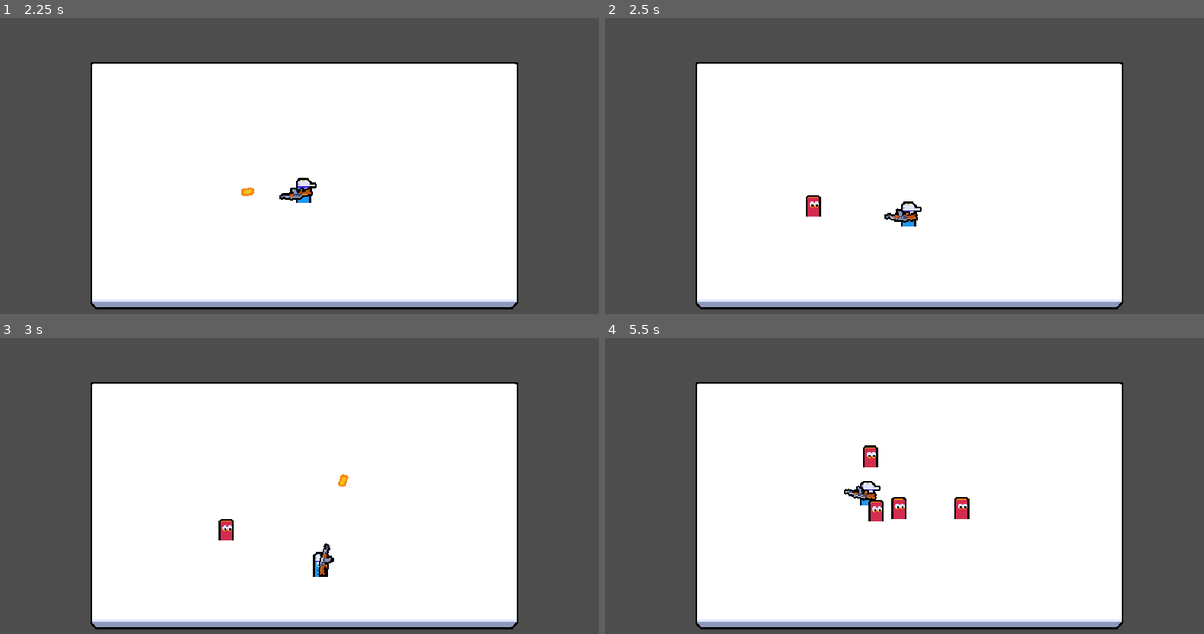
Above: before the commit, frames 1-4 (two rows, left to right).
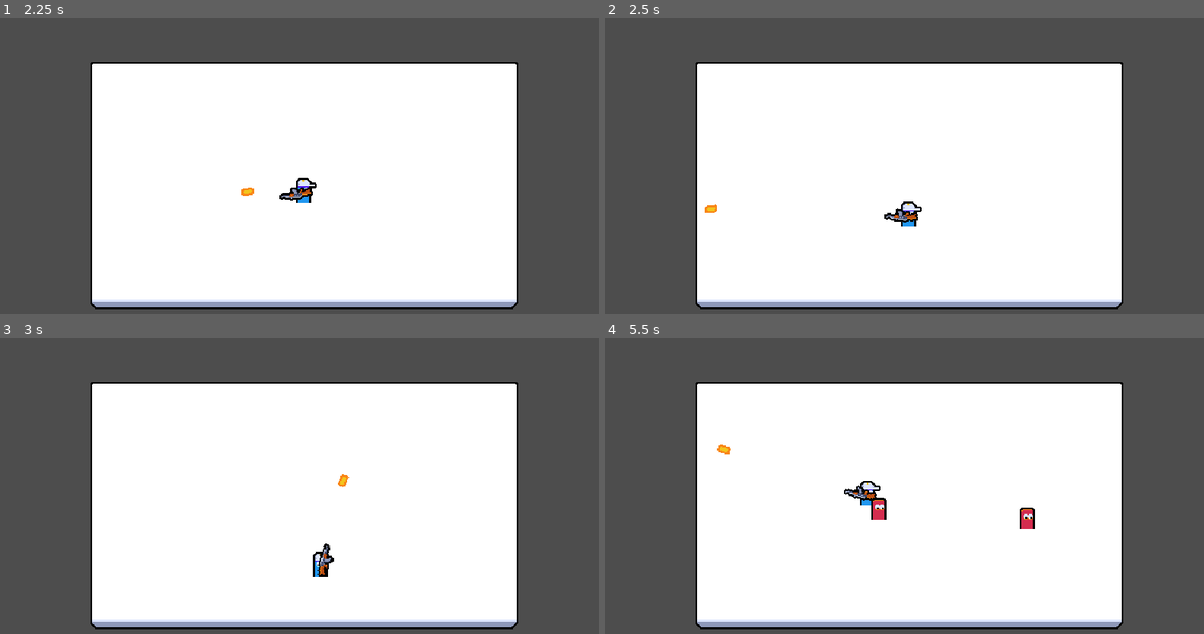
Above: after the commit, the same moments.

Repository: exglegaming/Multiplayer-Course
Game: Godot game, scene res://scenes/ui/main_menu/main_menu.tscn
Two runs of this game, one before a commit and one after it. Both use one fixed random seed, a clock stepped at 60 frames per second and the inputs below.
Inputs (mouse positions are in pixels of both pictures, inside the frame that each line leads up to):
- Up to frame 1 (2.25 s): tap Enter at 0.5 s; move the mouse to (437, 163) at 0.52 s; press the mouse at (437, 163) at 0.53 s; hold D (move_right) 0.53-1.25 s; release the mouse at (437, 163) at 1.25 s; click "Host" at 1.25 s; tap Space at 2 s; move the mouse to (179, 198) at 2.02 s; hold S (move_down) from 2.03 s (still down); click (179, 198) at 2.1 s
- Up to frame 2 (2.5 s): keep holding S (move_down)
- Up to frame 3 (3 s): move the mouse to (365, 426) at 2.77 s; release S (move_down) at 2.78 s; press the mouse at (365, 426) at 2.78 s; hold D (move_right) from 2.78 s (still down)
- Up to frame 4 (5.5 s): move the mouse to (880, 568) at 3.52 s; release D (move_right) at 3.53 s; release the mouse at (880, 568) at 3.53 s; hold W (move_up) 3.53-4.28 s; click (880, 568) at 3.6 s; move the mouse to (1090, 551) at 4.27 s; press the mouse at (1090, 551) at 4.28 s; hold A (move_left) from 4.28 s (still down); move the mouse to (724, 450) at 5.02 s; release the mouse at (724, 450) at 5.03 s; click (724, 450) at 5.1 s

Frame 1 is identical in both runs. In frame 2, 0.2% of the frame differs, in the area x 16-37%, y 59-68%; in frame 3, 0.2%; in frame 4, 1.0%, in the area x 18-72%, y 35-65%.

Commit message:
adding round structure for enemy spawns

Diff:
--- a/scenes/manager/enemy_manager.tscn
+++ b/scenes/manager/enemy_manager.tscn
@@ -7,5 +7,8 @@
 script = ExtResource("1_jybml")
 enemy_scene = ExtResource("2_1w3g6")
 
+[node name="RoundTimer" type="Timer" parent="."]
+one_shot = true
+
 [node name="SpawnIntervalTimer" type="Timer" parent="."]
-autostart = true
+one_shot = true
--- a/scripts/manager/enemy_manager.gd
+++ b/scripts/manager/enemy_manager.gd
@@ -1,15 +1,34 @@
 extends Node
 
+
+const ROUND_BASE_TIME: int = 10
+const ROUND_GROWTH: int = 5
+const BASE_ENEMY_SPWAN_TIME: float = 2.0
+const ENEMY_SPWAN_TIME_GROWTH: float = -.15
 
 @export var enemy_scene: PackedScene
 @export var enemy_spawn_root: Node
 @export var spawn_rect: ReferenceRect
 
+var round_count: int = 0
+
 @onready var spawn_interval_timer: Timer = $SpawnIntervalTimer
+@onready var round_timer: Timer = $RoundTimer
 
 
 func _ready() -> void:
 	spawn_interval_timer.timeout.connect(_on_spawn_interval_timer_timeout)
+	round_timer.timeout.connect(_on_round_timer_timeout)
+	begin_round()
+
+
+func begin_round() -> void:
+	round_count += 1
+	round_timer.wait_time = ROUND_BASE_TIME + ((round_count - 1) * ROUND_GROWTH)
+	round_timer.start()
+
+	spawn_interval_timer.wait_time = BASE_ENEMY_SPWAN_TIME + ((round_count - 1) * ENEMY_SPWAN_TIME_GROWTH)
+	spawn_interval_timer.start()
 
 
 func get_random_spawn_position() -> Vector2:
@@ -27,3 +46,10 @@
 func _on_spawn_interval_timer_timeout() -> void:
 	if is_multiplayer_authority():
 		spawn_enemy()
+		spawn_interval_timer.start()
+
+
+func _on_round_timer_timeout() -> void:
+	if is_multiplayer_authority():
+		spawn_interval_timer.stop()
+		print("round over")
